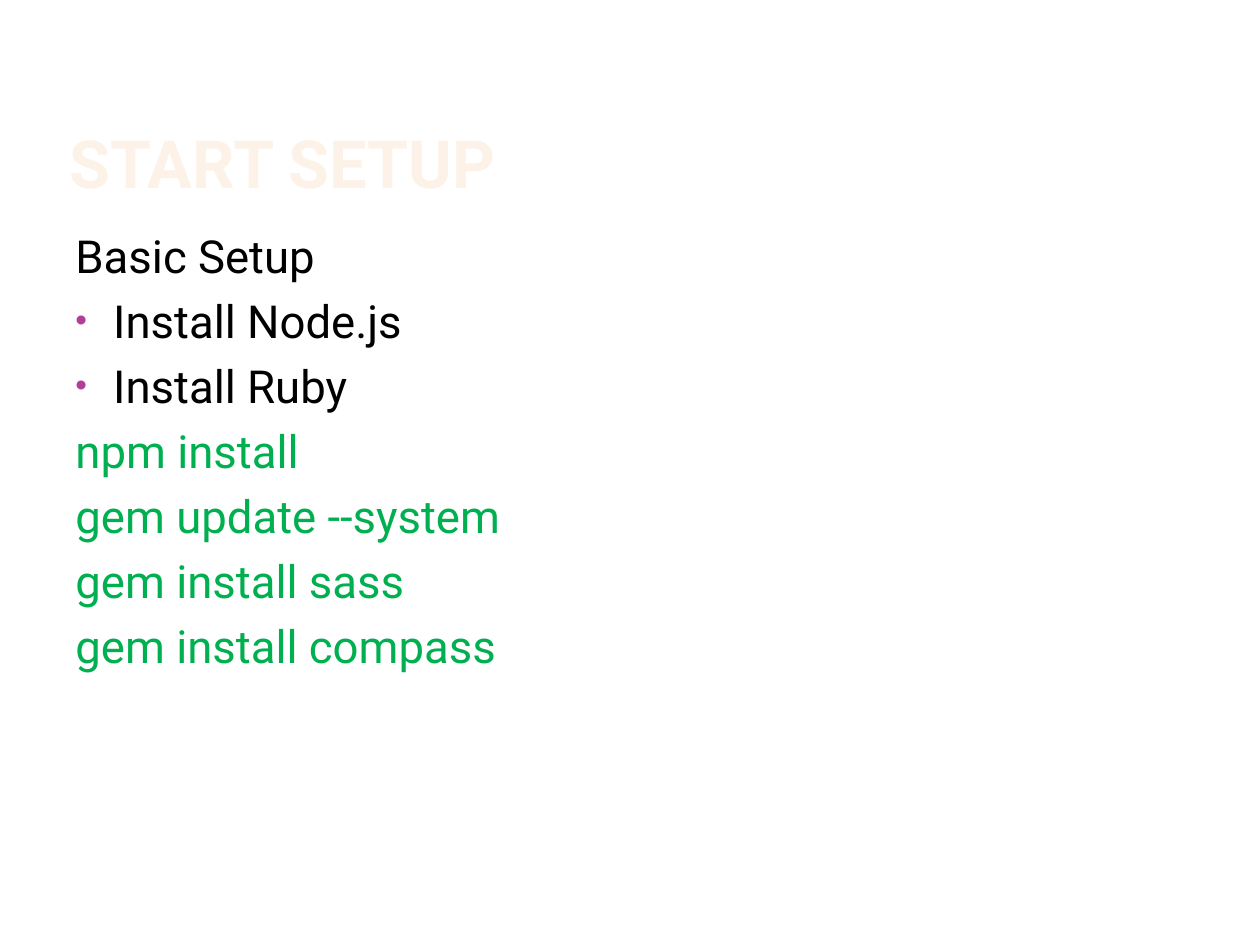
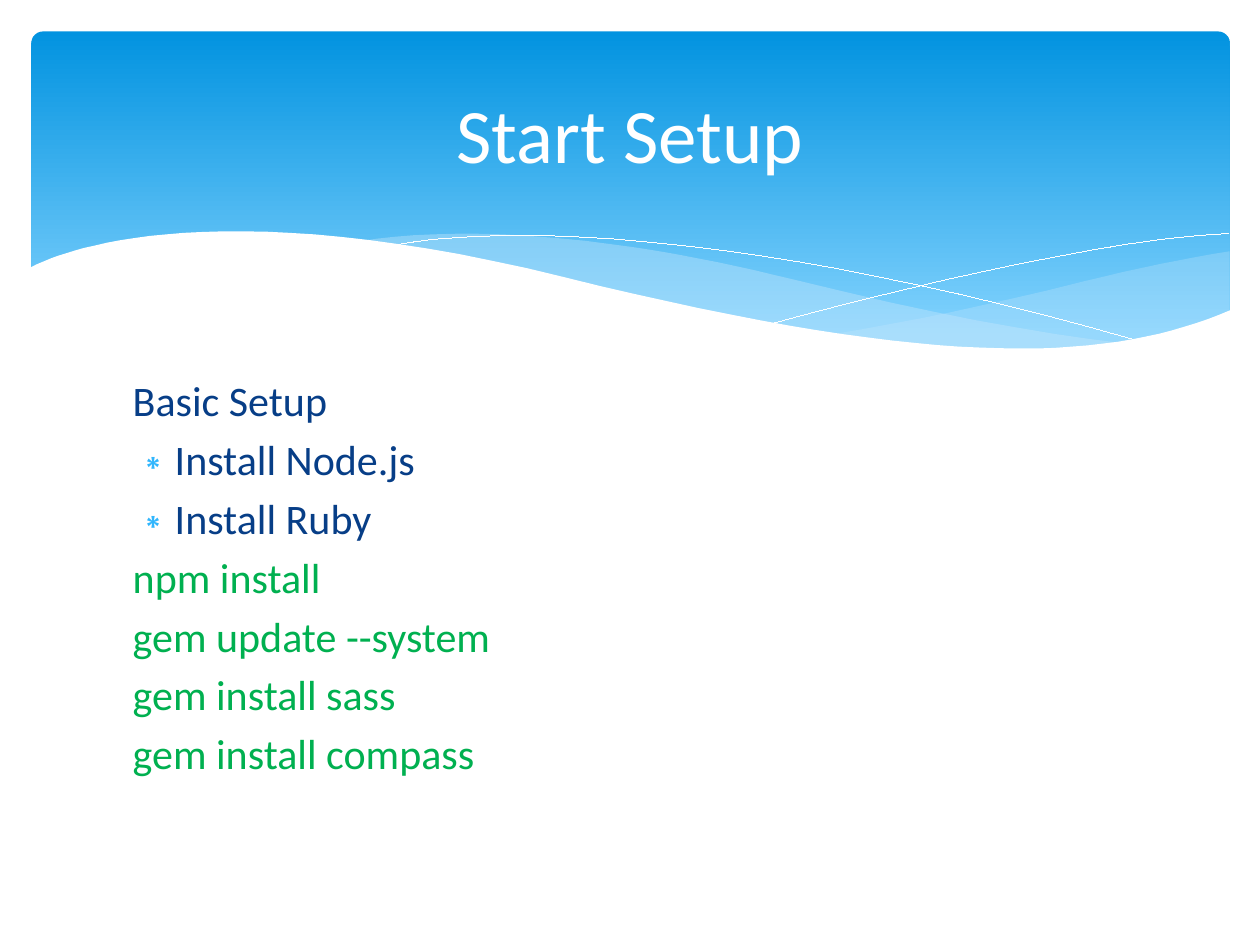
Before and after one commit to sintu-patel/project-scaffolding, a slide deck: slide 7 of dev/docs/Setup Gulp in Front End Project.pptx. Drawn at 1260x945 pixels with LibreOffice and Linux fonts; fonts in the diff are those of the drawing; background and template pictures are left out. Boxes give left, top, right and bottom in pixels: in the first picture for what was removed or moved away, otherwise in the second. Text is boxed around its words. In the diff, an @@ line names an element or a change of style, - is before the commit and + after.

```diff
--- a/dev/docs/Setup Gulp in Front End Project.pptx
+++ b/dev/docs/Setup Gulp in Front End Project.pptx
@@ rounded rectangle added at [32,32,1230,372], fill gradient #0293E0 to #83D3FE @@
@@ title "Start Setup" at [456,113,803,176]: vertical alignment bottom to middle @@
@@ title at [456,113,803,176]: text changed; size 38 to 44 pt; font Roboto to Calibri; text colour gradient #FEF7F1 to #FEF3E8 to #FBCF9C to #F9B94C to #FFFFFF; bold off @@
-START SETUP
+Start Setup
@@ group added at [29,232,1231,415]: 5 freeform shapes @@
@@ text "Basic Setup": place and size @@
-text "Basic Setup" at [75,240,500,673]
+text "Basic Setup" at [133,387,490,777]
@@ text "Basic Setup" at [133,387,490,777]: size 26 to 24 pt, font Roboto to Calibri; text colour #000000 to #073E87 in "Basic Setup", "Install Node.js", "Install Ruby"; less space between paragraphs; bullet • to ∗; bullet colour #B13F9A to #31B6FD @@
```
Also in this commit, not shown: 28 other slides changed.
